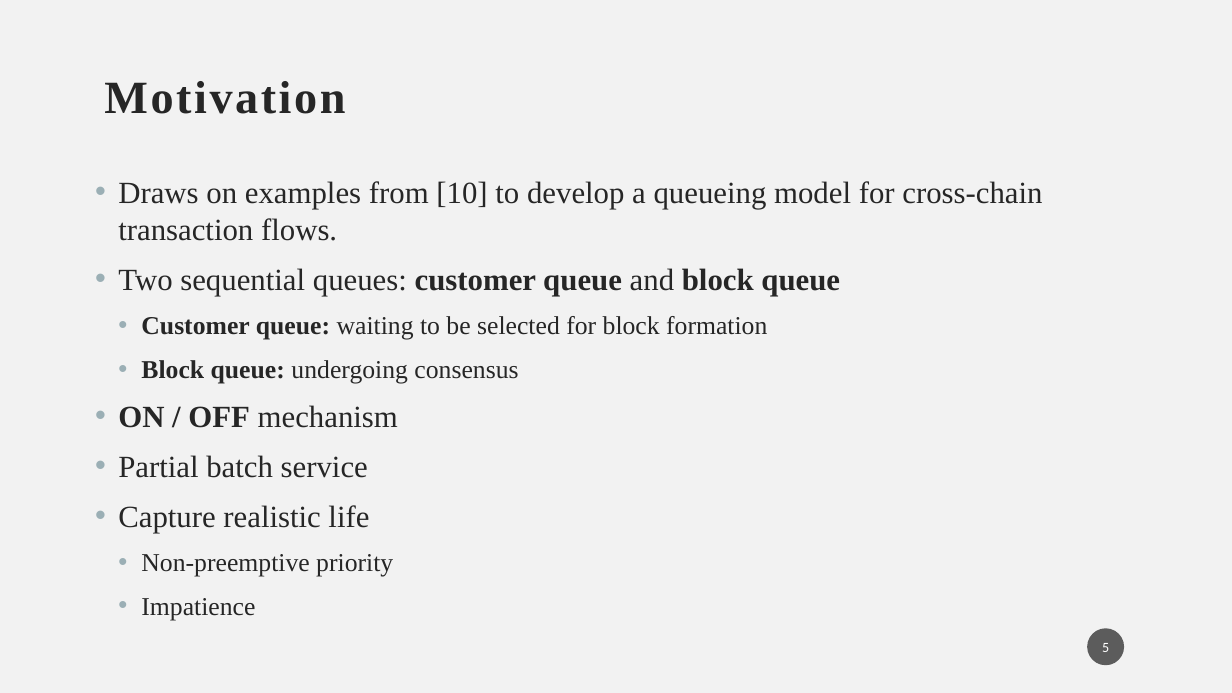
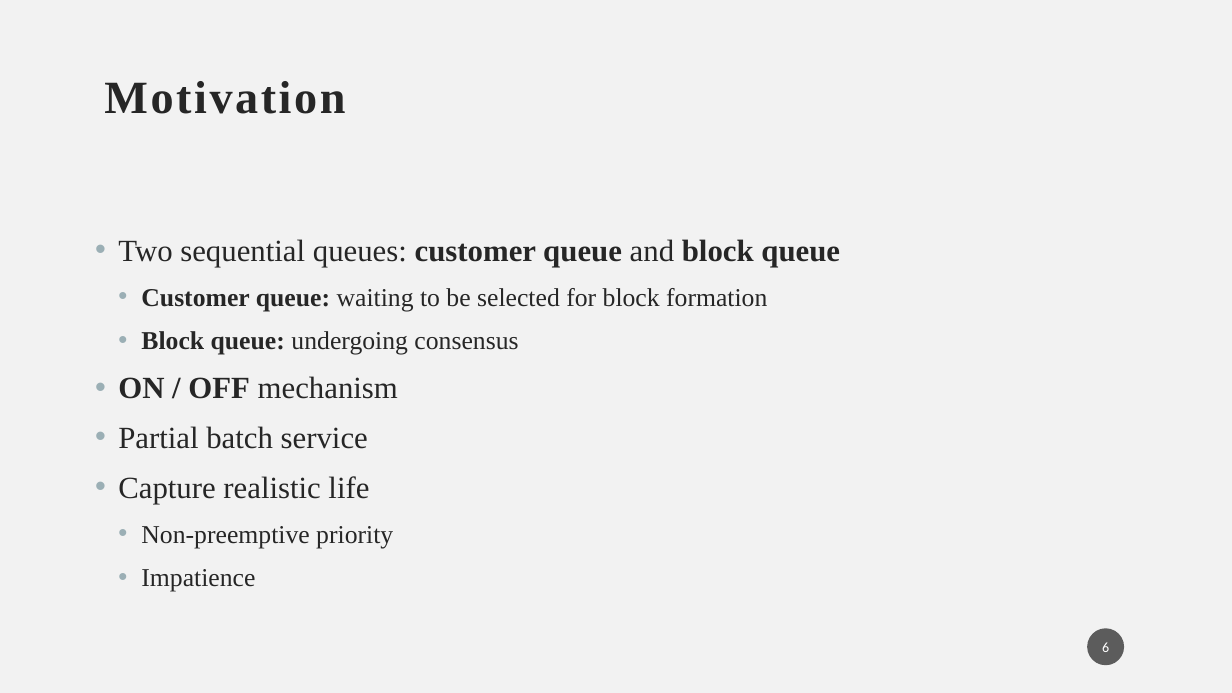
Before and after one commit to nooorika/Cosmos-thesis, a slide deck: slide 6 of Cosmos PPT.pptx (slide 5 before the commit). Drawn at 1232x693 pixels with LibreOffice and Linux fonts; fonts in the diff are those of the drawing. Boxes give left, top, right and bottom in pixels: in the first picture for what was removed or moved away, otherwise in the second. Text is boxed around its words. In the diff, an @@ line names an element or a change of style, - is before the commit and + after.

```diff
--- a/Cosmos PPT.pptx
+++ b/Cosmos PPT.pptx
@@ text "Two sequential queues: customer queue ..." at box(118, 239, 840, 592): vertical alignment top to middle @@
@@ text at box(118, 181, 1042, 241): paragraph removed @@
-• Draws on examples from [10] to develop a queueing model for cross-chain transaction flows.
@@ page number at box(1102, 642, 1109, 652): text changed @@
-5
+6
```
Also in this commit, not shown: 1 other slide changed, 9 slides added, 7 other files.
